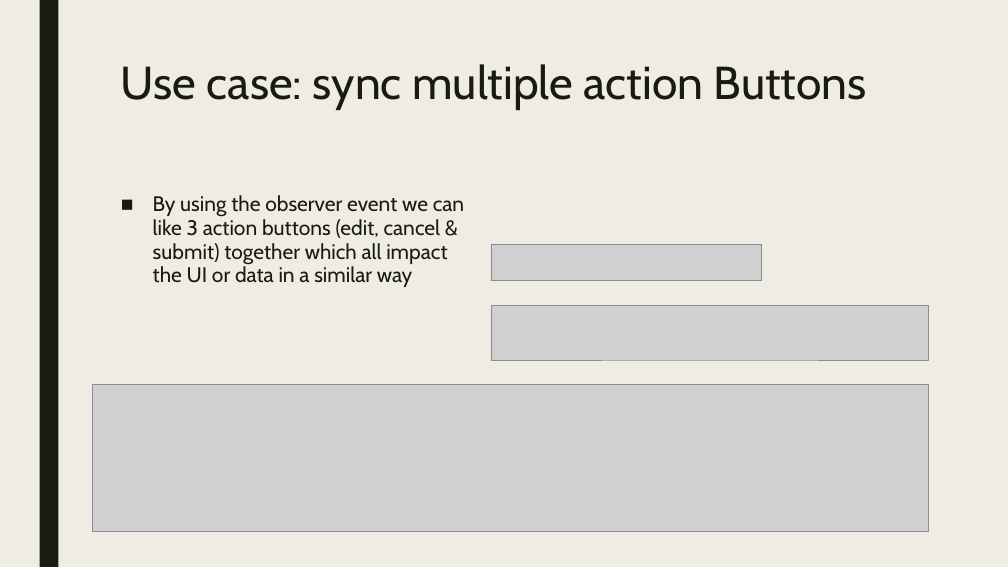
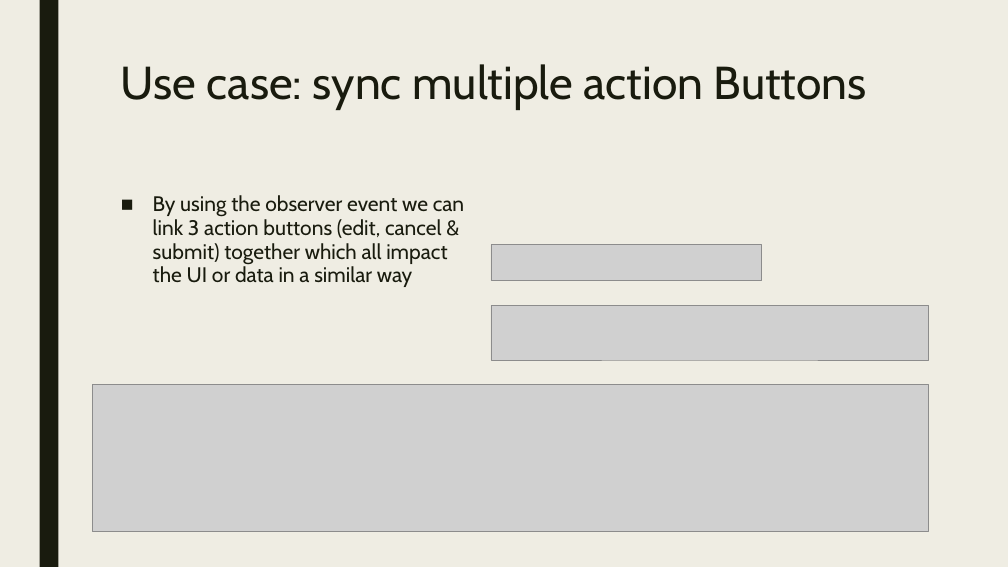
Before and after one commit to RforOperations2018/Class_5, a slide deck: slide 21 of Class 5.pptx. Drawn at 1008x567 pixels with LibreOffice and Linux fonts; fonts in the diff are those of the drawing; grey boxes stand for pictures. Boxes give left, top, right and bottom in pixels: in the first picture for what was removed or moved away, otherwise in the second. Text is boxed around its words. In the diff, an @@ line names an element or a change of style, - is before the commit and + after.

Commit message:
fixed typo in powerpoint

```diff
--- a/Class 5.pptx
+++ b/Class 5.pptx
@@ text at [153,195,464,287]: text changed @@
-■ By using the observer event we can like 3 action buttons (edit, cancel & submit) together which all impact the UI or data in a similar way
+■ By using the observer event we can link 3 action buttons (edit, cancel & submit) together which all impact the UI or data in a similar way
```
